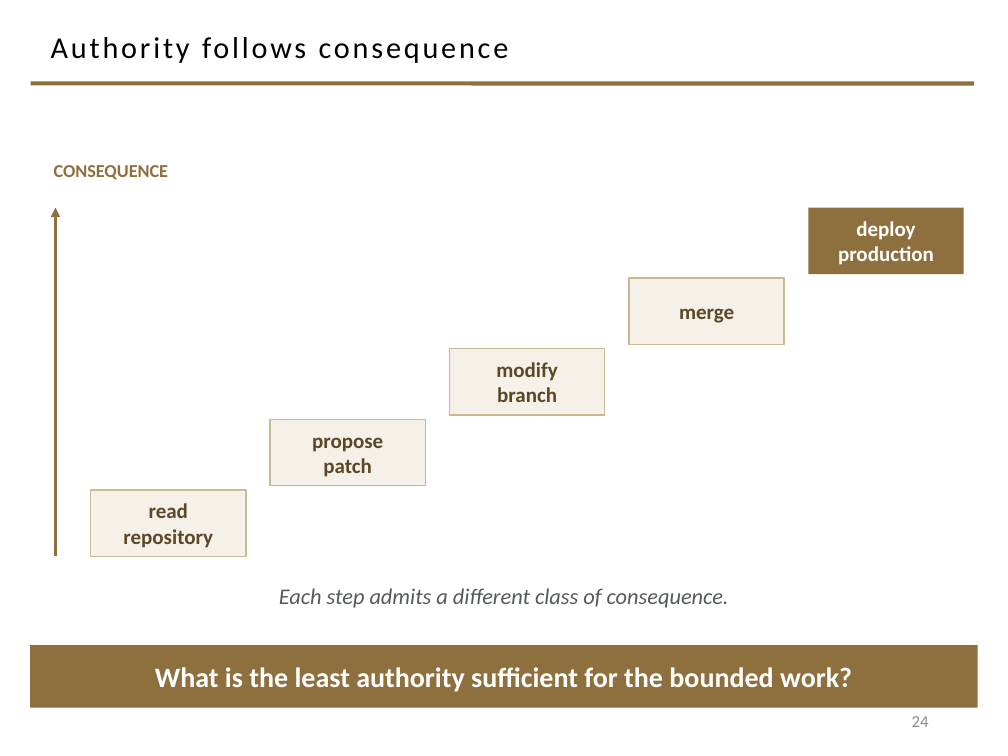
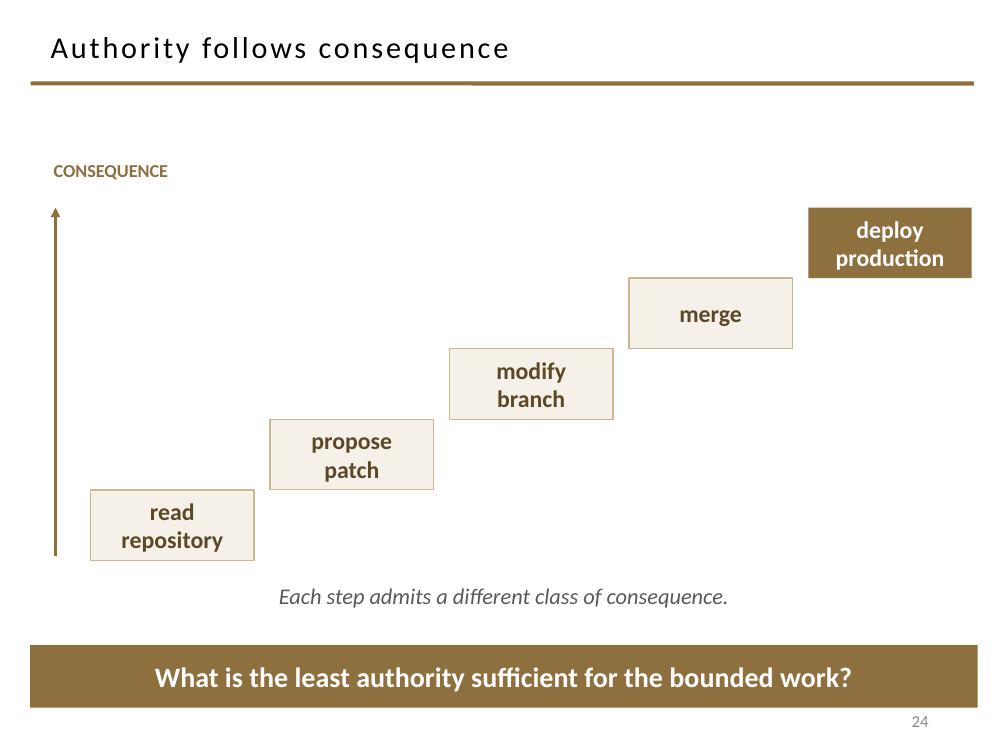
Before and after one commit to davisjam/model-based-agentic-software-engineering, a slide deck: slide 24 of course/lectures/act-2-delegation-and-control/01-delegation/2-1-Agents.pptx. Drawn at 1008x756 pixels with LibreOffice and Linux fonts; fonts in the diff are those of the drawing; background and template pictures are left out. Boxes give left, top, right and bottom in pixels: in the first picture for what was removed or moved away, otherwise in the second. Text is boxed around its words. In the diff, an @@ line names an element or a change of style, - is before the commit and + after.

```diff
--- a/course/lectures/act-2-delegation-and-control/01-delegation/2-1-Agents.pptx
+++ b/course/lectures/act-2-delegation-and-control/01-delegation/2-1-Agents.pptx
@@ size 15 to 17 pt in 5 elements at [91,490,254,560], [270,419,433,490], [450,349,613,419], [629,278,792,349], [808,208,972,278] @@
@@ rectangle "deploy": place and size @@
-rectangle "deploy" at [808,208,964,274]
+rectangle "deploy" at [808,208,972,278]
@@ rectangle "merge": place and size @@
-rectangle "merge" at [629,278,784,345]
+rectangle "merge" at [629,278,792,349]
@@ rectangle "modify": place and size @@
-rectangle "modify" at [450,349,605,415]
+rectangle "modify" at [450,349,613,419]
@@ rectangle "propose": place and size @@
-rectangle "propose" at [270,419,425,486]
+rectangle "propose" at [270,419,433,490]
@@ rectangle "read": place and size @@
-rectangle "read" at [91,490,246,556]
+rectangle "read" at [91,490,254,560]
```
Also in this commit, not shown: 14 other slides changed.
